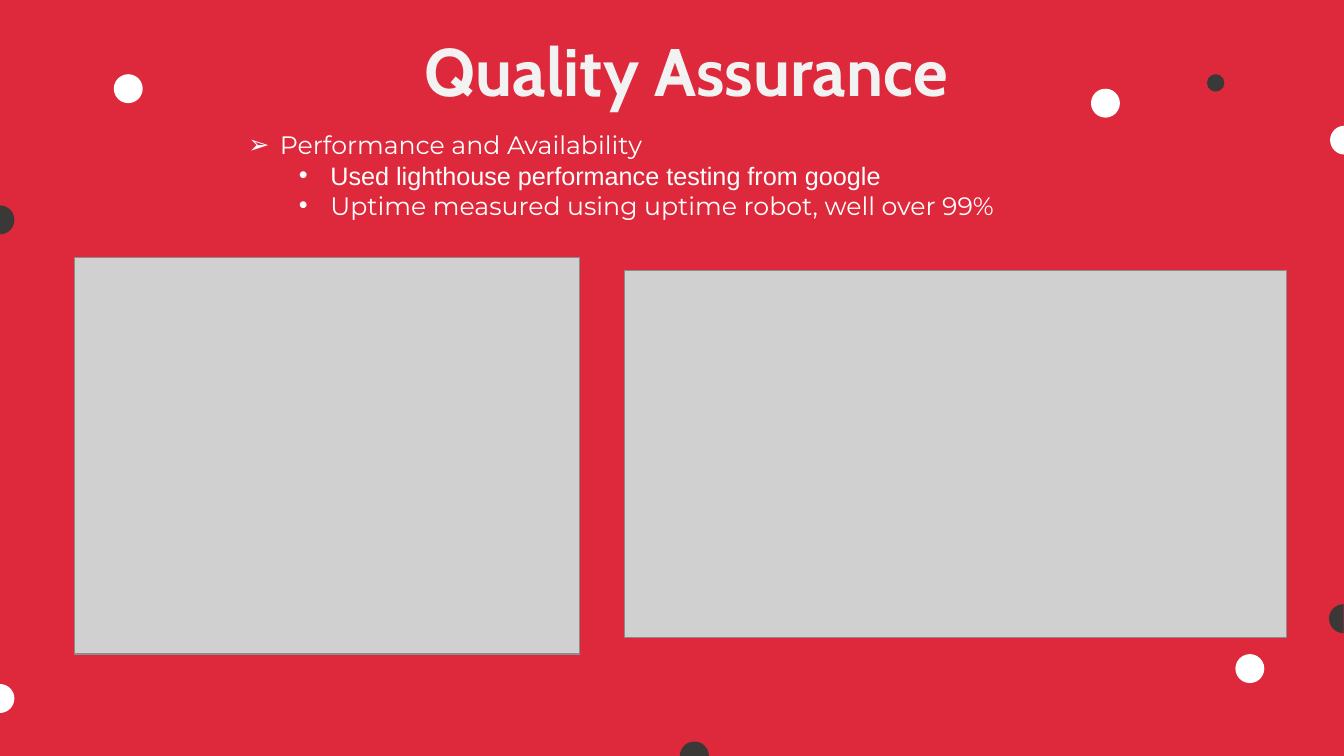
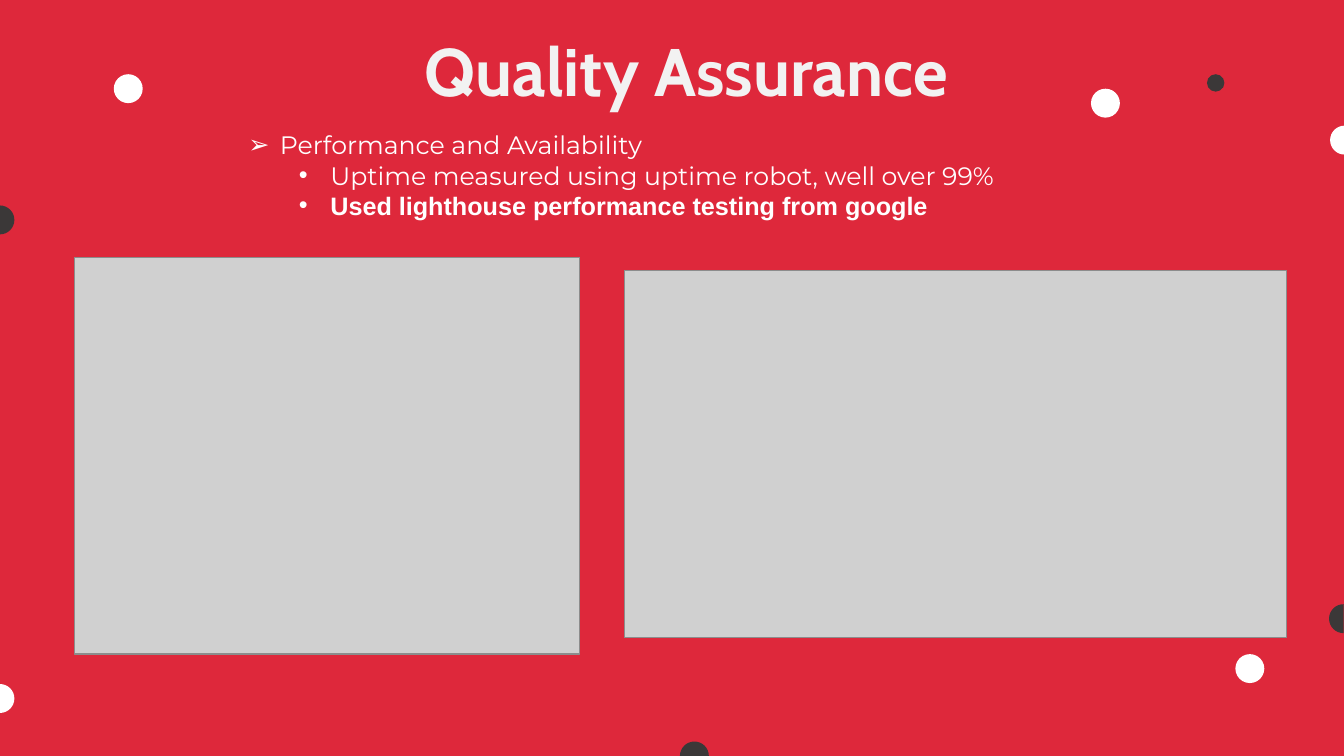
Before and after one commit to COS301-SE-2023/Pronto, a slide deck: slide 8 of Documentation/Demo 4 documents/Demo 4 Slideshow.pptx. Drawn at 1344x756 pixels with LibreOffice and Linux fonts; fonts in the diff are those of the drawing; grey boxes stand for pictures; background and template pictures are left out. Boxes give left, top, right and bottom in pixels: in the first picture for what was removed or moved away, otherwise in the second. Text is boxed around its words. In the diff, an @@ line names an element or a change of style, - is before the commit and + after.

```diff
--- a/Documentation/Demo 4 documents/Demo 4 Slideshow.pptx
+++ b/Documentation/Demo 4 documents/Demo 4 Slideshow.pptx
@@ text at (330,166,994,190): paragraph added @@
+  • Uptime measured using uptime robot, well over 99%
@@ text at (330,190,994,220): paragraph removed @@
-  • Uptime measured using uptime robot, well over 99%
@@ text at (330,196,927,221): bold on in "Used lighthouse performance testing from google" @@
```
Also in this commit, not shown: 4 other slides changed.
